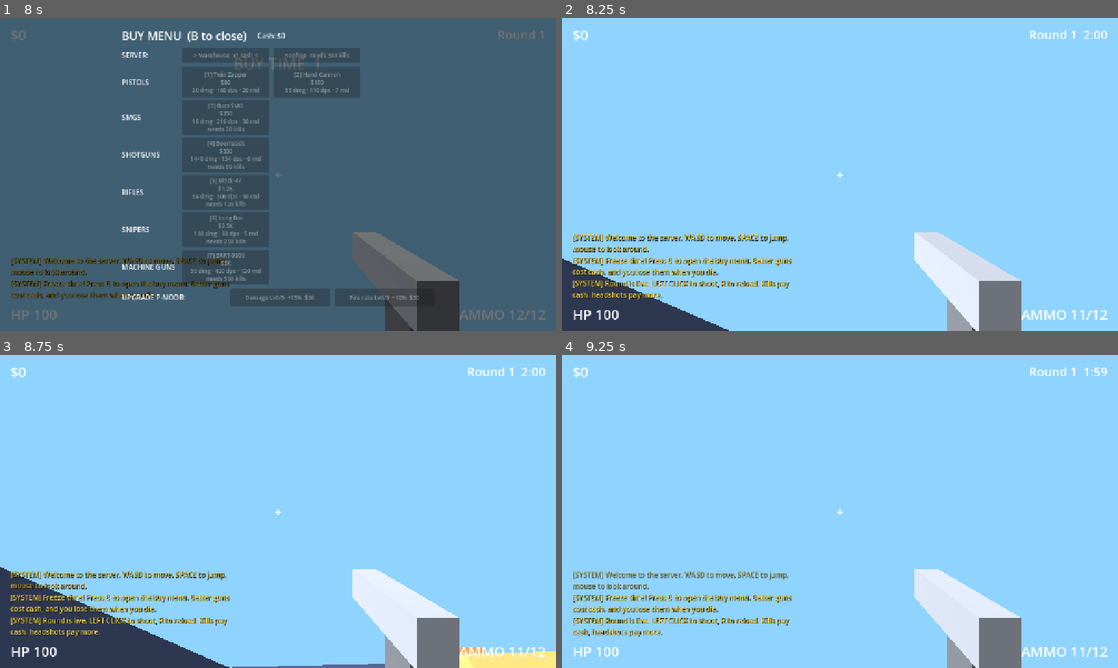
Above: before the commit, frames 1-4 (two rows, left to right).
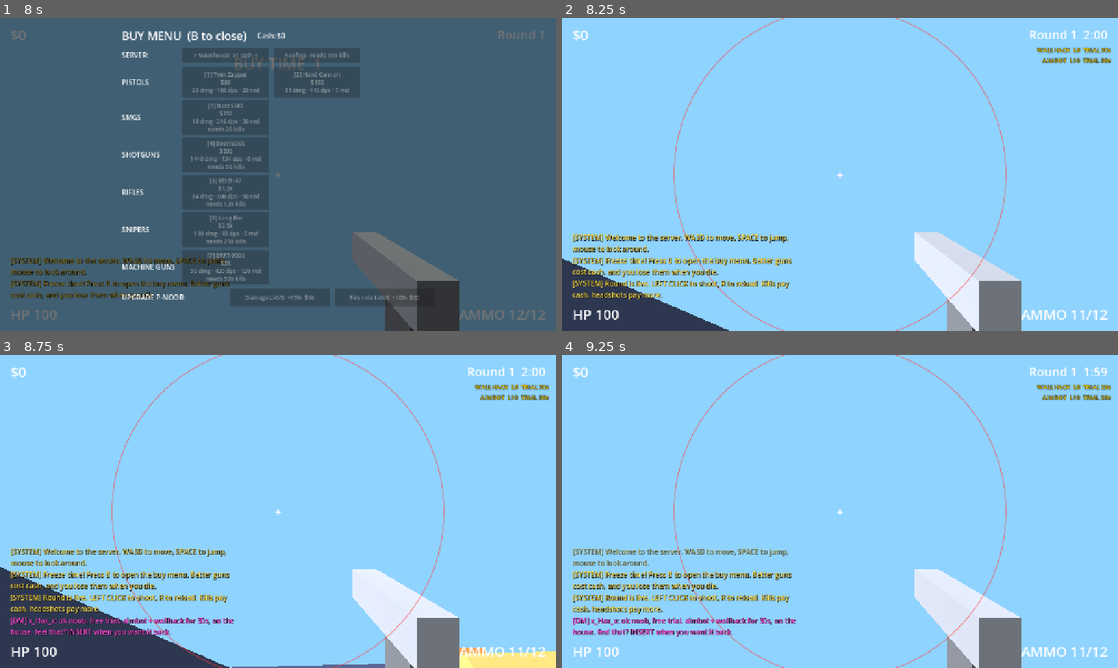
Above: after the commit, the same moments.

Repository: yeahlolnice/PixleShooterIdle
Game: Godot game, scene res://scenes/main.tscn
Same seed, same stepped clock (60 frames per second), same inputs: the game is played once before the commit and once after it.
Inputs (mouse positions are in pixels of both pictures, inside the frame that each line leads up to):
- Up to frame 1 (8 s): tap Enter at 0.5, 3.5 s; move the mouse to (305, 174) at 0.52 s; hold Right mouse button (aim) 0.53-1.28 s; hold W (move_forward) 0.53-2.03 s; click (305, 174) at 0.67 s; tap Space (jump) at 0.77, 1.52, 2, 4.52, 7.52 s; tap T (chat) at 0.8, 1.35, 6.05 s; move the mouse to (250, 174) at 1.27 s; tap V (noclip) at 1.55, 4.55 s; move the mouse to (333, 105) at 2.02 s; hold D (move_right) 2.03-2.75 s; hold V (noclip) 2.03-2.75 s; right-click (333, 105) at 2.3 s; click "Mute bot chat" at 2.75 s; drag from (250, 237) to (111, 127) at 3.52 s; tap B (buy_menu) at 4.25, 5, 5.75 s; move the mouse to (316, 177) at 4.27 s; hold W (move_forward) 4.28-5 s; hold T (chat) 4.28-5 s; drag from (111, 127) to (194, 96) at 5.02 s; move the mouse to (283, 174) at 5.77 s; hold W (move_forward) 5.78-6.5 s; hold V (noclip) 5.78-6.5 s; click (283, 174) at 5.92 s; drag from (194, 96) to (166, 190) at 6.52 s; move the mouse to (400, 158) at 7.27 s; hold W (move_forward) from 7.28 s (still down); hold Right mouse button (aim) from 7.28 s (still down); tap Alt at 7.35 s
- Up to frame 2 (8.25 s): release W (move_forward) at 8 s; release Right mouse button (aim) at 8 s; drag from (728, 190) to (812, 237) at 8.02 s
- Up to frame 3 (8.75 s): no input
- Up to frame 4 (9.25 s): move the mouse to (851, 505) at 8.77 s; hold W (move_forward) from 8.78 s (still down); hold V (noclip) from 8.78 s (still down); tap 1 at 8.85 s

Frame 1 is identical in both runs. In frame 2, 1.0% of the frame differs, in the area x 20-99%, y 0-100%; in frame 3, 4.6%; in frame 4, 4.8%, in the area x 1-99%, y 0-100%.

Commit message:
Fun pack: free Aimbot + Wallhack trial in round 1 (D64)
The first time round 1 of a save goes live, the seller lends you Aimbot
L10 and Wallhack L6 for 30 s (economy.json free_trial). Trials run
without ownership: level() stays owned, effective_level() drives effects,
and expiry falls back to what you own. Seller DMs at start and end; the
HUD cheat list counts down "TRIAL 12s". Once per save.

Co-Authored-By: Claude Opus 5.5 <noreply@anthropic.com>

Diff:
--- a/cheats/cheat_system.gd
+++ b/cheats/cheat_system.gd
@@ -22,12 +22,16 @@
 
 ## The upgrade whose level is stored in GameState.server_slots.
 const SERVER_SLOTS_ID := "server_slots"
+## GameState.chat_flags key: the free trial already ran for this save.
+const FREE_TRIAL_FLAG := "free_trial_used"
 
 var _cheats: Array[CheatBase] = []
 var _upgrades: Array[CheatBase] = []
 var _by_id: Dictionary = {}
 var _unlocked: Dictionary = {}
 var _player: Object = null
+## Free trials (fun pack, D64): cheat_id -> {"level": int, "left": seconds}. Not saved.
+var _trials: Dictionary = {}
 
 
 func _ready() -> void:
@@ -36,6 +40,7 @@
 	EventBus.gun_equipped.connect(func(_gun_id): reapply())
 	EventBus.kills_changed.connect(func(_kills, _lifetime): refresh_unlocks())
 	EventBus.game_state_loaded.connect(_on_game_state_loaded)
+	EventBus.round_state_changed.connect(_on_round_state)
 
 
 ## (Re)builds every cheat from DataRegistry. Unlock state is recomputed silently.
@@ -86,8 +91,11 @@
 	return level(id) > 0
 
 
-## Upgrades are always "on" once owned; cheats follow their switch.
+## Upgrades are always "on" once owned; cheats follow their switch. A running
+## free trial counts as on.
 func is_enabled(id: String) -> bool:
+	if trial_left(id) > 0.0:
+		return true
 	if not is_owned(id):
 		return false
 	if is_upgrade(id):
@@ -128,7 +136,7 @@
 	var cheat := get_cheat(id)
 	if cheat == null:
 		return null
-	return cheat.value_at(key, level(id) if is_enabled(id) else 0)
+	return cheat.value_at(key, effective_level(id) if is_enabled(id) else 0)
 
 
 ## Extra bots per wave from the Server Slots upgrade.
@@ -225,10 +233,72 @@
 func _apply(cheat: CheatBase) -> void:
 	var player := get_player()
 	if player and cheat:
-		cheat.apply(player, level(cheat.id))
+		cheat.apply(player, effective_level(cheat.id))
 
 
 func _remove(cheat: CheatBase) -> void:
 	var player := get_player()
 	if player and cheat:
 		cheat.remove(player)
+
+
+# --- Free trial (fun pack, D64) ---------------------------------------------------
+
+## The level a cheat runs at: the owned level, or a higher free-trial level while
+## a trial runs. level() stays the owned level (purchases, saves).
+func effective_level(id: String) -> int:
+	var owned := level(id)
+	if trial_left(id) > 0.0:
+		return maxi(owned, int(_trials[id]["level"]))
+	return owned
+
+
+## Seconds left on `id`'s free trial (0 = none).
+func trial_left(id: String) -> float:
+	return float(_trials[id]["left"]) if _trials.has(id) else 0.0
+
+
+## Runs `levels` (cheat_id -> level) for `seconds` without owning them. Emits
+## cheat_toggled(id, true) now and (id, false) when it ends, unless owned and on.
+func start_trial(levels: Dictionary, seconds: float) -> void:
+	for id in levels:
+		if get_cheat(id) == null or is_upgrade(id):
+			continue
+		_trials[id] = {"level": int(levels[id]), "left": seconds}
+		_apply(get_cheat(id))
+		EventBus.cheat_toggled.emit(id, true)
+
+
+func _process(delta: float) -> void:
+	tick_trials(delta)
+
+
+## Counts trials down; expired ones fall back to the owned state. Split out for tests.
+func tick_trials(delta: float) -> void:
+	if _trials.is_empty():
+		return
+	for id in _trials.keys():
+		_trials[id]["left"] = float(_trials[id]["left"]) - delta
+		if float(_trials[id]["left"]) > 0.0:
+			continue
+		_trials.erase(id)
+		var cheat := get_cheat(id)
+		if is_enabled(id):
+			_apply(cheat)   # owned: back to its own level
+		else:
+			_remove(cheat)
+		EventBus.cheat_toggled.emit(id, is_enabled(id))
+		if _trials.is_empty():
+			EventBus.emit_chat_event(&"free_trial_end", {})
+
+
+## Starts economy.json free_trial once per save, when its round goes live.
+func _on_round_state(state: StringName, info: Dictionary) -> void:
+	var rules: Dictionary = DataRegistry.economy().get("free_trial", {})
+	if rules.is_empty() or state != EventBus.ROUND_LIVE or int(info.get("round", 0)) != int(rules.get("round", 1)):
+		return
+	if GameState.chat_flags.get(FREE_TRIAL_FLAG, false):
+		return
+	GameState.chat_flags[FREE_TRIAL_FLAG] = true
+	start_trial(rules.get("cheats", {}), float(rules.get("seconds", 0.0)))
+	EventBus.emit_chat_event(&"free_trial", {"seconds": rules.get("seconds", 0)})
--- a/core/data_schema.gd
+++ b/core/data_schema.gd
@@ -225,6 +225,10 @@
 				"type": "object",
 				"fields": {"pierce": {"type": "int", "min": 0}, "damage_falloff": _NUM_NONNEG, "bonus_cash_mult": _NUM_NONNEG},
 			},
+			"free_trial": {
+				"type": "object",
+				"fields": {"round": {"type": "int", "min": 1}, "seconds": _NUM_POS, "cheats": {"type": "map", "values": {"type": "int", "min": 1}}},
+			},
 			"multi_kill": {
 				"type": "object",
 				"fields": {"window_s": _NUM_POS, "step": _NUM_NONNEG, "cap": _NUM_POS},
--- a/data/chat.json
+++ b/data/chat.json
@@ -37,6 +37,10 @@
      "lines": ["New cheat unlocked: {cheat_name}."]},
     {"id": "seller_unlock", "event": "cheat_unlocked", "channel": "seller", "once": true, "once_key": "seller_unlock_{cheat_id}", "delay_s": 1.0,
      "lines": ["{cheat_name} just dropped. INSERT. you know the drill.", "fresh {cheat_name}, barely detected. go go go"]},
+    {"id": "seller_free_trial", "event": "free_trial", "channel": "seller", "once": true, "delay_s": 0.3,
+     "lines": ["ok noob, free trial. aimbot + wallhack for {seconds}s, on the house. feel that? INSERT when you want it back."]},
+    {"id": "seller_trial_over", "event": "free_trial_end", "channel": "seller", "once": true, "delay_s": 0.5,
+     "lines": ["trial's over. back to aiming with your own hands lol. grind the kills and it's yours for real."]},
     {"id": "sys_arena_unlock", "event": "arena_unlocked", "channel": "system", "once": true, "once_key": "arena_{arena_id}", "delay_s": 0.0,
      "lines": ["New server unlocked: {arena_name} (x{cash_mult} cash). Press B in buy time to switch."]},
     {"id": "seller_arena_unlock", "event": "arena_unlocked", "channel": "seller", "once": true, "once_key": "seller_arena_{arena_id}", "delay_s": 1.5,
--- a/data/economy.json
+++ b/data/economy.json
@@ -20,6 +20,7 @@
     "coin_value": 1
   },
   "collateral": {"pierce": 2, "damage_falloff": 0.75, "bonus_cash_mult": 0.5},
+  "free_trial": {"round": 1, "seconds": 30, "cheats": {"aimbot": 10, "wallhack": 6}},
   "multi_kill": {"window_s": 2.0, "step": 0.5, "cap": 3.0},
   "loot": {
     "drop_chance": 0.5,
--- a/tests/integration/test_arenas.gd
+++ b/tests/integration/test_arenas.gd
@@ -10,6 +10,7 @@
 func before_each() -> void:
 	_saved = GameState.to_dict()
 	GameState.new_game()
+	GameState.chat_flags[CheatSystem.FREE_TRIAL_FLAG] = true   # no round-1 trial cheats in this test
 
 
 func after_each() -> void:
--- a/tests/integration/test_cheat_core_loop.gd
+++ b/tests/integration/test_cheat_core_loop.gd
@@ -20,6 +20,7 @@
 	_clear_dir()
 	_saves = SaveService.new(StubBackend.new(TEST_DIR))
 	GameState.new_game()
+	GameState.chat_flags[CheatSystem.FREE_TRIAL_FLAG] = true   # no round-1 trial cheats in this test
 	ChatSystem.configure(DataRegistry.chat())  # drop fixtures/queued lines from other tests
 	ChatSystem.muted_channels = {}
 	ChatSystem.history.clear()
--- a/tests/integration/test_prototype_loop.gd
+++ b/tests/integration/test_prototype_loop.gd
@@ -6,6 +6,7 @@
 
 func before_each() -> void:
 	GameState.new_game()
+	GameState.chat_flags[CheatSystem.FREE_TRIAL_FLAG] = true   # no round-1 trial cheats in this test
 	main = add_child_autofree(_make_main())
 	await wait_physics_frames(3)
 
--- /dev/null
+++ b/tests/unit/test_free_trial.gd
@@ -0,0 +1,76 @@
+extends GutTest
+## Free trial (fun pack, D64): temporary cheat levels without ownership, expiry,
+## the once-per-save round-1 trigger, and the HUD countdown.
+
+var _saved: Dictionary
+
+
+func before_each() -> void:
+	_saved = GameState.to_dict()
+	GameState.new_game()
+	CheatSystem.set_player(null)
+
+
+func after_each() -> void:
+	CheatSystem.tick_trials(10000.0)   # no trial leaks into other tests
+	GameState.from_dict(_saved)
+	CheatSystem.refresh_unlocks(false)
+
+
+func test_trial_runs_a_cheat_without_owning_it() -> void:
+	var cost := CheatSystem.next_cost("aimbot")
+	CheatSystem.start_trial({"aimbot": 10}, 30.0)
+	assert_true(CheatSystem.is_enabled("aimbot"))
+	assert_eq(CheatSystem.effective_level("aimbot"), 10)
+	assert_eq(CheatSystem.level("aimbot"), 0, "not owned")
+	assert_almost_eq(float(CheatSystem.effect("aimbot", "fov_deg")), float(CheatSystem.get_cheat("aimbot").value_at("fov_deg", 10)), 0.0001)
+	assert_eq(CheatSystem.next_cost("aimbot"), cost, "buying is priced as if no trial")
+	assert_eq(GameState.cheat_levels.get("aimbot", 0), 0, "nothing saved")
+
+
+func test_trial_expires_back_to_the_owned_state() -> void:
+	watch_signals(EventBus)
+	CheatSystem.start_trial({"aimbot": 10}, 30.0)
+	assert_signal_emitted_with_parameters(EventBus, "cheat_toggled", ["aimbot", true])
+	CheatSystem.tick_trials(29.0)
+	assert_true(CheatSystem.is_enabled("aimbot"))
+	assert_almost_eq(CheatSystem.trial_left("aimbot"), 1.0, 0.001)
+	CheatSystem.tick_trials(2.0)
+	assert_false(CheatSystem.is_enabled("aimbot"))
+	assert_eq(CheatSystem.effective_level("aimbot"), 0)
+	assert_signal_emitted_with_parameters(EventBus, "cheat_toggled", ["aimbot", false])
+	assert_signal_emitted_with_parameters(EventBus, "chat_event", [&"free_trial_end", {}])
+
+
+func test_owned_level_wins_over_a_lower_trial() -> void:
+	GameState.cheat_levels["wallhack"] = 8
+	GameState.cheat_enabled["wallhack"] = true
+	CheatSystem.start_trial({"wallhack": 3}, 10.0)
+	assert_eq(CheatSystem.effective_level("wallhack"), 8)
+	CheatSystem.tick_trials(20.0)
+	assert_true(CheatSystem.is_enabled("wallhack"), "still owned after the trial")
+
+
+func test_round_one_starts_the_data_trial_once_per_save() -> void:
+	var rules: Dictionary = DataRegistry.economy()["free_trial"]
+	EventBus.round_state_changed.emit(EventBus.ROUND_LIVE, {"round": int(rules["round"]) + 1})
+	for id in rules["cheats"]:
+		assert_false(CheatSystem.is_enabled(id), "not on other rounds")
+	EventBus.round_state_changed.emit(EventBus.ROUND_LIVE, {"round": int(rules["round"])})
+	for id in rules["cheats"]:
+		assert_eq(CheatSystem.effective_level(id), int(rules["cheats"][id]), id)
+		assert_almost_eq(CheatSystem.trial_left(id), float(rules["seconds"]), 0.001)
+	assert_true(GameState.chat_flags.get(CheatSystem.FREE_TRIAL_FLAG, false), "remembered in the save")
+	CheatSystem.tick_trials(5.0)
+	EventBus.round_state_changed.emit(EventBus.ROUND_LIVE, {"round": int(rules["round"])})
+	for id in rules["cheats"]:
+		assert_almost_eq(CheatSystem.trial_left(id), float(rules["seconds"]) - 5.0, 0.001, "not restarted")
+
+
+func test_strip_shows_the_trial_countdown() -> void:
+	var strip: CheatStrip = add_child_autofree(CheatStrip.new())
+	CheatSystem.start_trial({"aimbot": 10}, 12.0)
+	strip._process(0.0)
+	assert_eq(strip.shown_ids(), ["aimbot"])
+	assert_string_contains(strip.text_for("aimbot"), "L10")
+	assert_string_contains(strip.text_for("aimbot"), "TRIAL 12s")
--- a/ui/hud/cheat_strip.gd
+++ b/ui/hud/cheat_strip.gd
@@ -4,6 +4,7 @@
 ## "SPEED HACK  L3". God Mode shows its invulnerability time left (∞ when
 ## permanent); Noclip shows flight fuel and FLYING while airborne. Reads
 ## CheatSystem queries and the player from EventBus.player_spawned; changes nothing.
+## Free-trial cheats (D64) show "TRIAL 12s" and are highlighted.
 
 const COLOR_ON := "neon"
 const COLOR_HOT := "cash"   ## a timed effect is running right now
@@ -24,8 +25,8 @@
 
 
 func _process(_delta: float) -> void:
-	for id in ["god_mode", "noclip"]:
-		if _labels.has(id):
+	for id in _labels:
+		if id == "god_mode" or id == "noclip" or CheatSystem.trial_left(id) > 0.0:
 			_refresh(id)
 
 
@@ -63,8 +64,11 @@
 		# First boot: player_spawned fired before the HUD existed.
 		player = get_tree().get_first_node_in_group("player")
 	var p: Object = player if is_instance_valid(player) else null
-	label.text = chip_text(cheat.display_name, id, CheatSystem.level(id), p)
-	var hot: bool = p != null and ((id == "god_mode" and p.is_invulnerable()) or (id == "noclip" and p.noclipping))
+	label.text = chip_text(cheat.display_name, id, CheatSystem.effective_level(id), p)
+	var trial := CheatSystem.trial_left(id)
+	if trial > 0.0:
+		label.text += "  TRIAL %ds" % ceili(trial)
+	var hot: bool = p != null and ((id == "god_mode" and p.is_invulnerable()) or (id == "noclip" and p.noclipping)) or trial > 0.0
 	label.add_theme_color_override("font_color", DataRegistry.color(COLOR_HOT if hot else COLOR_ON))
 
 
Not shown, added: tests/unit/test_free_trial.gd.uid
Not shown, changed: docs/DATA.md
Not shown, changed: docs/DECISIONS.md
